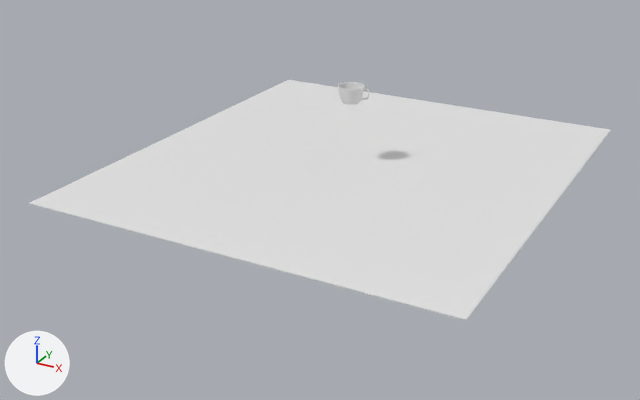
A saved change to the Blender file src/three/data/seed.blend.
The view is the same before and after, from a camera (50 mm lens) standing at (91.0, -180.6, 78.7) and looking at (-2.9, -9.8, -6.7). Arrows for +X, +Y and +Z are at lower left; the lights stay in place.

In view in the first picture: 'Cube', 'Cup'.
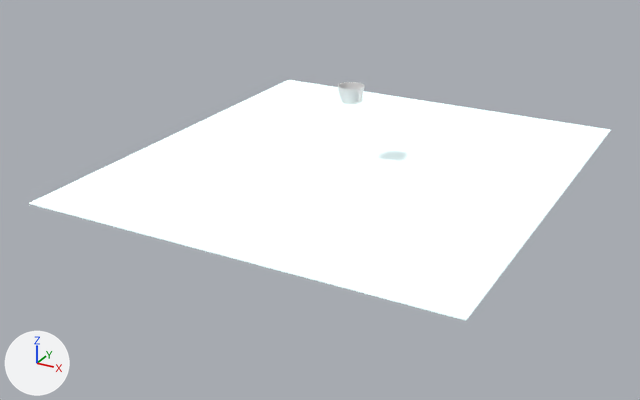
Boxes [x1, y1, x2, y2] around the edits, measured in the pictures (640 x 400 px):
```json
{"object": "Cube", "change": "recoloured", "before": [29, 80, 611, 321], "after": [29, 80, 611, 321]}
{"object": "Cup", "change": "turned", "before": [338, 82, 369, 104], "after": [338, 82, 364, 104]}
```

The change, as JSON lines over the scene's bpy script:
```json
{"op": "add", "block": "mat_material", "code": ["mat_material = bpy.data.materials.new('Material')", "# nodes: BsdfPrincipled, HueSaturation, OutputMaterial", "# colours: white #d9fdff"]}
{"block": "me_cube_001", "where": "me_cube_001.from_pydata(...)  # 8 vertices, 6 faces; spans x -1.0..1.0, y -1.0..1.0, z -1.0..1.0"}
{"op": "add", "block": "me_cube_001", "code": "me_cube_001.materials.append(mat_material)"}
{"op": "set", "path": "ob_cup.rotation_euler", "old": "(1.571, 0.0, 1.309)", "new": "(1.571, 0.0, 0.471)", "note": "degrees (90, 0, 75) -> degrees (90, 0, 27)"}
```
